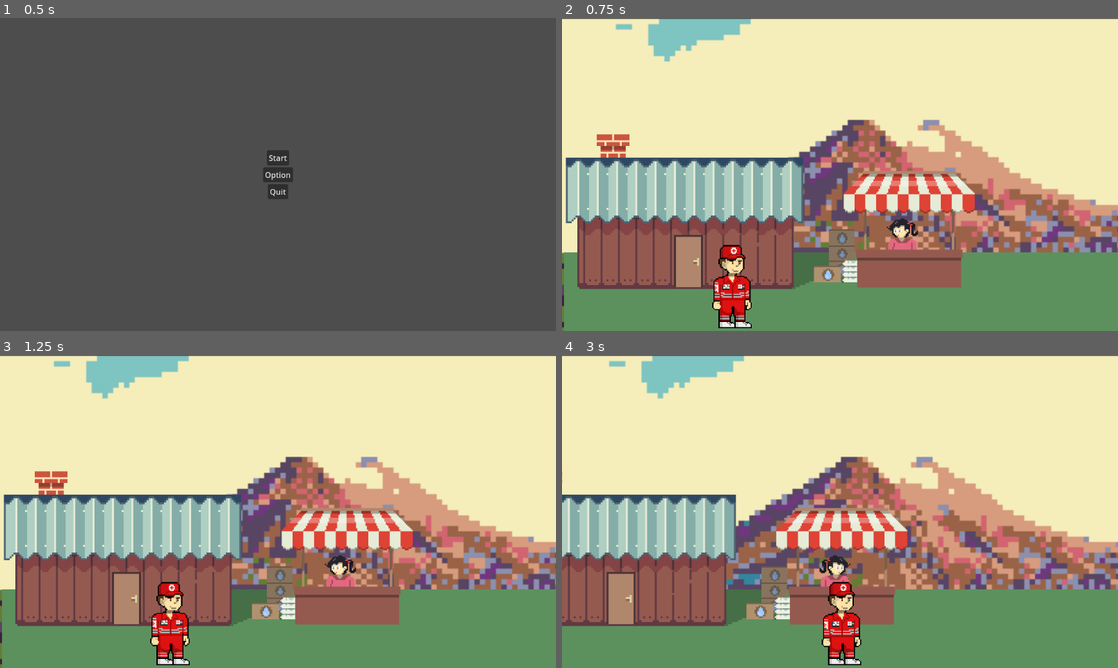
Above: before the commit, frames 1-4 (two rows, left to right).
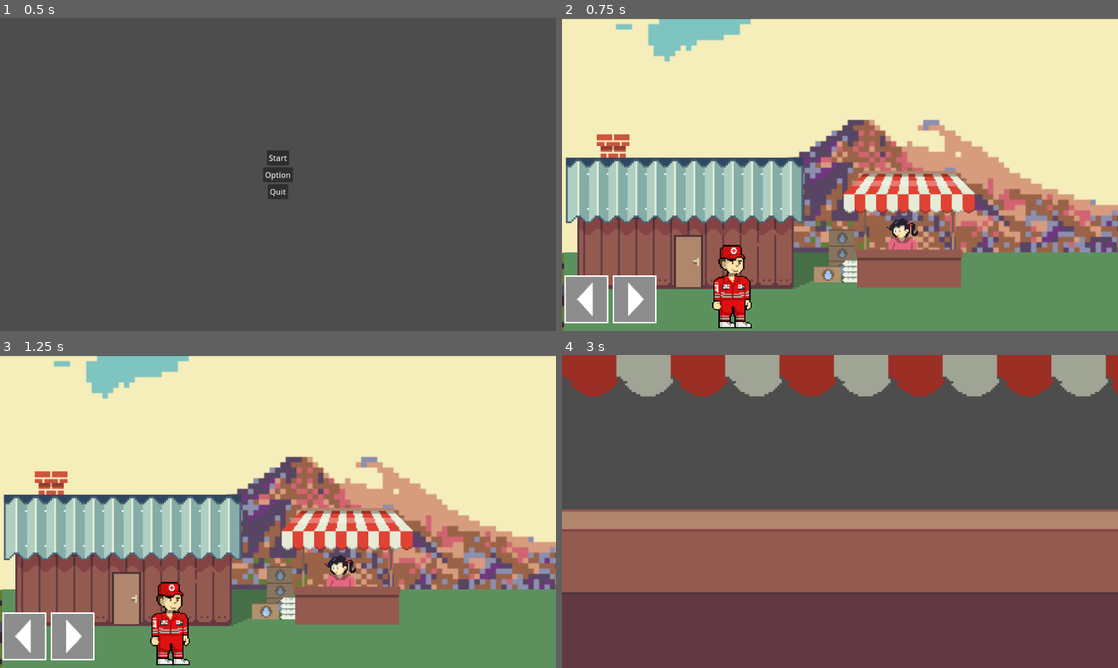
Above: after the commit, the same moments.

Repository: FedricEvanderChia/Gempa_game
Game: Godot game, scene res://menu.tscn
The game is run twice, just before and just after one commit, with the same random seed, the same clock (stepped at 60 frames per second) and the same inputs.
Inputs (mouse positions are in pixels of both pictures, inside the frame that each line leads up to):
- Up to frame 1 (0.5 s): no input
- Up to frame 2 (0.75 s): click "Start" at 0.5 s
- Up to frame 3 (1.25 s): no input
- Up to frame 4 (3 s): hold Right (ui_right) 1.28-2.75 s; click (840, 536) at 2.75 s, where only the run after the commit has a clickable "Sembako"

Frame 1 is identical in both runs. In frame 2, 2.4% of the frame differs, in the area x 0-17%, y 82-98%; in frame 3, 2.4%; in frame 4, 92%, in the area x 0-100%, y 0-100%.

Commit message:
sembako background
menambahkan background minigame sembako

Diff:
--- /dev/null
+++ b/Minigames/Sembako.tscn
@@ -0,0 +1,50 @@
+[gd_scene load_steps=7 format=3 uid="uid://bww43ye6rowdu"]
+
+[ext_resource type="Texture2D" uid="uid://dhxixs8fflkj7" path="res://asset/BgMejaSembako.png" id="1_0ddqx"]
+
+[sub_resource type="AtlasTexture" id="AtlasTexture_6ag3l"]
+atlas = ExtResource("1_0ddqx")
+region = Rect2(0, 0, 1024, 576)
+
+[sub_resource type="AtlasTexture" id="AtlasTexture_36nt0"]
+atlas = ExtResource("1_0ddqx")
+region = Rect2(1024, 0, 1024, 576)
+
+[sub_resource type="AtlasTexture" id="AtlasTexture_jygku"]
+atlas = ExtResource("1_0ddqx")
+region = Rect2(2048, 0, 1024, 576)
+
+[sub_resource type="AtlasTexture" id="AtlasTexture_cq0dy"]
+atlas = ExtResource("1_0ddqx")
+region = Rect2(3072, 0, 1024, 576)
+
+[sub_resource type="SpriteFrames" id="SpriteFrames_2l4os"]
+animations = [{
+"frames": [{
+"duration": 1.0,
+"texture": SubResource("AtlasTexture_6ag3l")
+}, {
+"duration": 1.0,
+"texture": SubResource("AtlasTexture_36nt0")
+}, {
+"duration": 1.0,
+"texture": SubResource("AtlasTexture_jygku")
+}, {
+"duration": 1.0,
+"texture": SubResource("AtlasTexture_cq0dy")
+}],
+"loop": true,
+"name": &"default",
+"speed": 3.5
+}]
+
+[node name="Sembako" type="Node2D"]
+
+[node name="ParallaxBackground" type="ParallaxBackground" parent="."]
+
+[node name="AnimatedSprite2D" type="AnimatedSprite2D" parent="ParallaxBackground"]
+position = Vector2(576.889, 324.5)
+scale = Vector2(1.12674, 1.12674)
+sprite_frames = SubResource("SpriteFrames_2l4os")
+autoplay = "default"
+frame_progress = 0.552263
--- a/Toko.gd
+++ b/Toko.gd
@@ -4,6 +4,7 @@
 # Called when the node enters the scene tree for the first time.
 func _ready():
 	get_node("AnimatedSprite2D").play("left")
+	get_node("Button").hide()
 
 # Called every frame. 'delta' is the elapsed time since the previous frame.
 func  _physics_process(delta):
@@ -13,3 +14,7 @@
 func _on_body_entered(body):
 	print("im in da hood of dis shop boiii")
 	get_node("AnimatedSprite2D").play("right")
+	get_node("Button").show()
+
+func _on_button_pressed():
+	get_tree().change_scene_to_file("res://Minigames/Sembako.tscn")
--- a/Toko.tscn
+++ b/Toko.tscn
@@ -60,4 +60,12 @@
 position = Vector2(1, 120.5)
 shape = SubResource("RectangleShape2D_thkq0")
 
+[node name="Button" type="Button" parent="."]
+offset_left = -57.1429
+offset_top = -22.8571
+offset_right = 55.8571
+offset_bottom = 21.1429
+text = "Sembako"
+
 [connection signal="body_entered" from="." to="." method="_on_body_entered"]
+[connection signal="pressed" from="Button" to="." method="_on_button_pressed"]
--- a/project.godot
+++ b/project.godot
@@ -19,6 +19,11 @@
 
 window/stretch/mode="viewport"
 
+[input_devices]
+
+pointing/emulate_touch_from_mouse=true
+pointing/android/enable_long_press_as_right_click=true
+
 [rendering]
 
 renderer/rendering_method="mobile"
--- /dev/null
+++ b/world.gd
@@ -0,0 +1,10 @@
+extends Node2D
+
+
+# Called when the node enters the scene tree for the first time.
+func _ready():
+	pass # Replace with function body.
+
+# Called every frame. 'delta' is the elapsed time since the previous frame.
+func _process(delta):
+	pass
--- a/world.tscn
+++ b/world.tscn
@@ -1,6 +1,7 @@
-[gd_scene load_steps=10 format=3 uid="uid://du47rpfdshvi4"]
+[gd_scene load_steps=11 format=3 uid="uid://du47rpfdshvi4"]
 
 [ext_resource type="PackedScene" uid="uid://d0yx0ftl2lhff" path="res://Player.tscn" id="1_a88ce"]
+[ext_resource type="Script" path="res://world.gd" id="1_rnkil"]
 [ext_resource type="Texture2D" uid="uid://xp2gt0h7ism3" path="res://asset/New Piskel-1.png.png" id="2_reiom"]
 [ext_resource type="Texture2D" uid="uid://cxj3qf7thkbck" path="res://asset/pixil-frame-0.png" id="2_w20qp"]
 [ext_resource type="PackedScene" uid="uid://c3veaw3iicq5n" path="res://Toko.tscn" id="3_rwtwv"]
@@ -19,6 +20,7 @@
 size = Vector2(150, 150)
 
 [node name="Node2D" type="Node2D"]
+script = ExtResource("1_rnkil")
 
 [node name="BG" type="ParallaxBackground" parent="."]
 
@@ -60,7 +62,6 @@
 shape = SubResource("RectangleShape2D_7n651")
 
 [node name="Control" type="Control" parent="."]
-visible = false
 layout_mode = 3
 anchors_preset = 0
 offset_left = 1.0
Binary file added: asset/BgMejaSembako.png
Not shown, added: asset/BgMejaSembako.png.import
